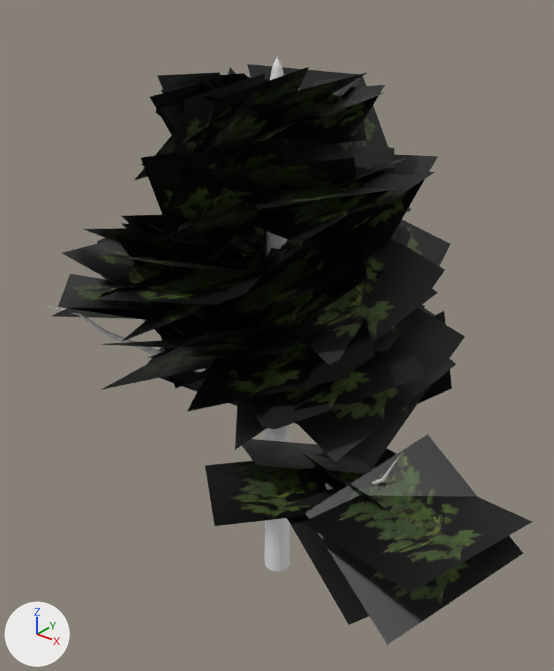
A saved change to the Blender file Models/Foliage/Tree_Keith.blend.
Camera for both pictures: a camera (50 mm lens) standing at (7.23, -9.04, 10.59) and looking at (0.12, -0.16, 5.08). Arrows for +X, +Y and +Z are at lower left; the lights stay in place.

The older version as bpy lines, for what is in view:
```python
me_cylinder = bpy.data.meshes.new('Cylinder')
me_cylinder.from_pydata(...)  # 632 vertices, 142 faces; spans x -3.67..5.03, y -3.37..4.03, z 2.54..9.39
me_cylinder.materials.append(mat_leaves_branch_tga)  # picture img_leaves_branch_tga
me_cylinder_001 = bpy.data.meshes.new('Cylinder.001')
me_cylinder_001.from_pydata(...)  # 190 vertices, 189 faces; spans x -2.11..3.26, y -3.02..2.81, z 0.07..9.4
ob_cylinder = bpy.data.objects.new('Cylinder', me_cylinder)
ob_cylinder.location = (0.0, 0.0, 0.0)
ob_cylinder_001 = bpy.data.objects.new('Cylinder.001', me_cylinder_001)
ob_cylinder_001.location = (0.0, 0.0, 0.0)
```
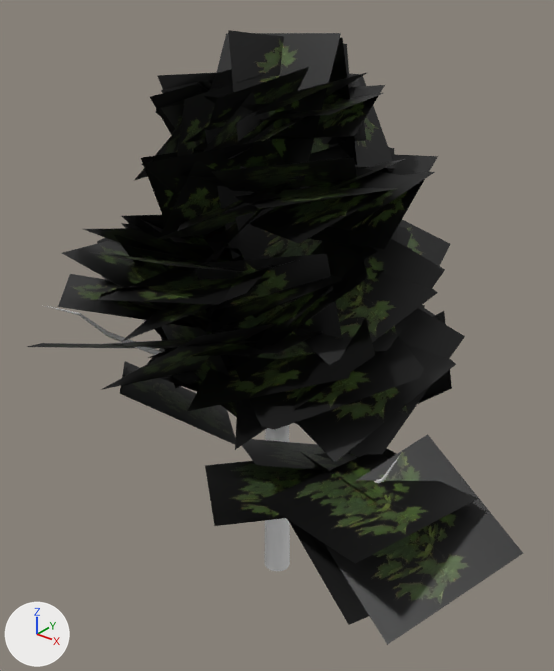
Commit message: Updated Tree-Keith

What differs and where, as boxes (x1, y1, x2, y2) in the pictures (554 x 671 px):
'Cylinder', reshaped: before (52, 64, 532, 645); after (28, 30, 523, 645)
part 1 of me_cylinder, built on: before (52, 208, 532, 593); after (28, 30, 478, 564)

What the commit changed:
me_cylinder is used by ob_cylinder; location (0.0, 0.0, 0.0).
me_cylinder had 632 vertices, 142 faces and spanned x -3.67..5.03, y -3.37..4.03, z 2.54..9.39.
me_cylinder now has 680 vertices, 154 faces and spans x -3.67..5.01, y -3.64..4.03, z 2.54..9.78.
Part 1, on me_cylinder:
4 vertices in x -0.64..1.52, y 0.98..2.35, z 7.07..7.96 move by (0.03, -0.11, 0.2).
3 vertices in x 2.58..4.46, y -3.29..-0.81, z 4.13..4.51 move by (-0.71, 0.0, 0.0).
3 vertices in x -2.77..0.37, y -3.37..-1.35, z 5.42..6.45 move by (-0.43, -0.27, -0.59).
6 vertices move from x -1.58..5.03, y -1.37..2.32, z 4.54..7.96 to x -2.01..4.33, y -1.37..2.21, z 4.38..8.16.
42 vertices are added at x -2.31..2.04, y -2.7..1.61, z 3.35..9.78.
6 new vertices lie (0.66, 1.84, 0.4) away from vertices in x -0.37..0.45, y -1.43..-0.37, z 5.52..8.93.
12 new faces join them.
